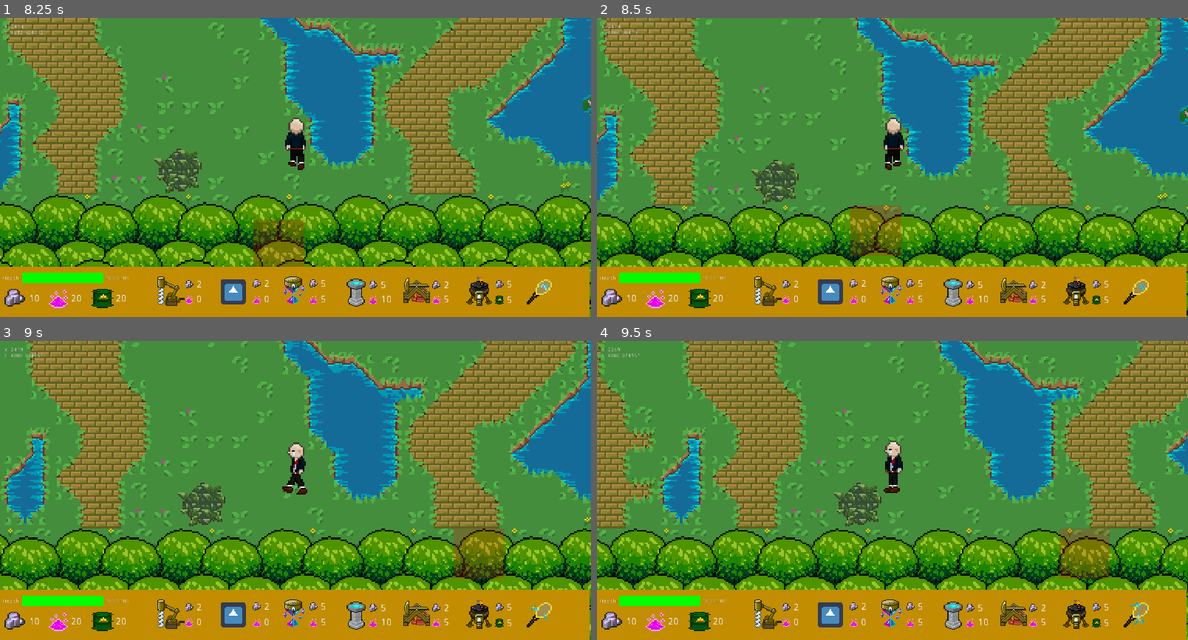
Above: before the commit, frames 1-4 (two rows, left to right).
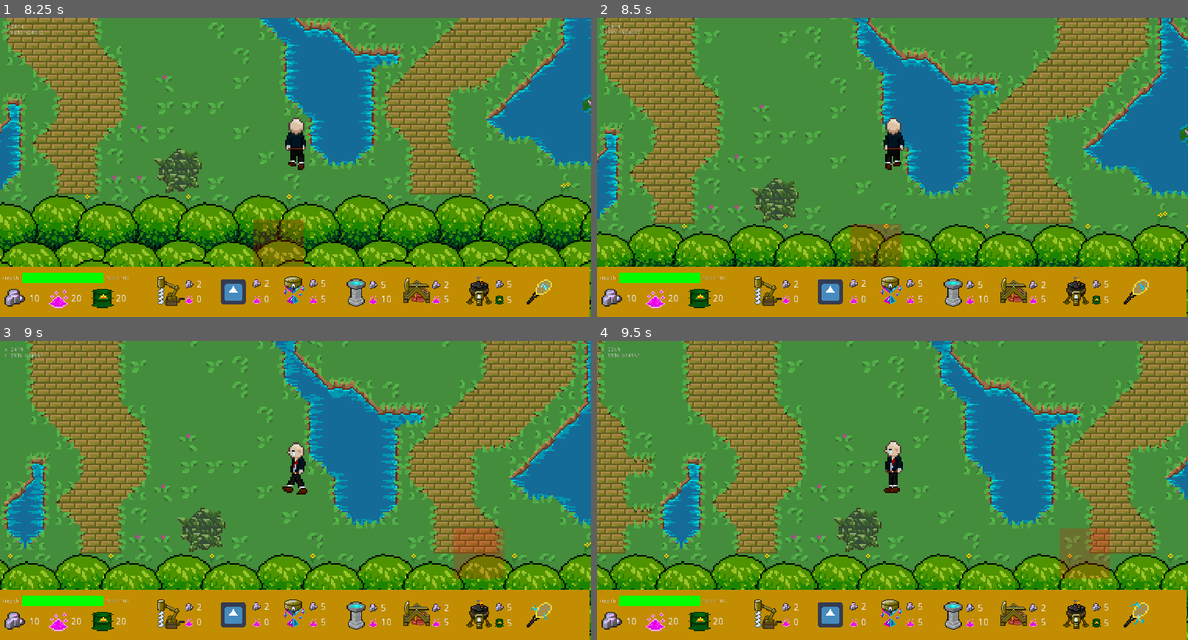
Above: after the commit, the same moments.

Repository: rakthalekk/CSC281-Project
Game: Godot game, scene res://src/Main.tscn
The game is run twice, just before and just after one commit, with the same random seed, the same clock (stepped at 60 frames per second) and the same inputs. The engine's default icon, where the game draws it, is replaced by a stand-in: a white triangle on a blue panel in a dark square.
Inputs (mouse positions are in pixels of both pictures, inside the frame that each line leads up to):
- Up to frame 1 (8.25 s): click (171, 290) at 0.5 s; click (230, 293) at 1.25 s; click (295, 290) at 2 s; click (354, 293) at 2.75 s; click (419, 287) at 3.5 s; click (478, 293) at 4.25 s; click (537, 293) at 5 s; move the mouse to (425, 152) at 5.77 s; hold D (right) 5.78-6.53 s; hold 1 (1) 5.78-6.53 s; tap 2 (2) at 6.05, 6.6 s; move the mouse to (177, 182) at 6.52 s; hold S (down) 6.53-7.28 s; tap 3 (3) at 6.8 s; move the mouse to (354, 101) at 7.27 s; hold D (right) 7.28-8.03 s; hold 3 (3) 7.28-8.03 s; tap 4 (4) at 7.55, 8.1 s; move the mouse to (265, 227) at 8.02 s; hold W (up) from 8.03 s (still down)
- Up to frame 2 (8.5 s): keep holding W (up); tap 5 (5) at 8.3 s
- Up to frame 3 (9 s): move the mouse to (472, 535) at 8.77 s; release W (up) at 8.78 s; hold A (left) from 8.78 s (still down); hold 5 (5) from 8.78 s (still down)
- Up to frame 4 (9.5 s): keep holding A (left); keep holding 5 (5); tap 6 (6) at 9.05 s

Frame 1 is identical in both runs. In frame 2, 40% of the frame differs, in the area x 0-100%, y 0-100%; in frame 3, 36%; in frame 4, 35%.

Commit message:
Better lake collision

Diff:
--- a/281-Project/src/Main.tscn
+++ b/281-Project/src/Main.tscn
@@ -424,22 +424,6 @@
 vertices = PoolVector2Array( 0, 0, 64, 0, 64, 64, 0, 64 )
 polygons = [ PoolIntArray( 0, 1, 2, 3 ) ]
 
-[sub_resource type="NavigationPolygon" id=115]
-vertices = PoolVector2Array( 0, 0, 64, 0, 64, 64, 0, 64 )
-polygons = [ PoolIntArray( 0, 1, 2, 3 ) ]
-
-[sub_resource type="NavigationPolygon" id=116]
-vertices = PoolVector2Array( 0, 0, 64, 0, 64, 64, 0, 64 )
-polygons = [ PoolIntArray( 0, 1, 2, 3 ) ]
-
-[sub_resource type="NavigationPolygon" id=117]
-vertices = PoolVector2Array( 0, 0, 64, 0, 64, 64, 0, 64 )
-polygons = [ PoolIntArray( 0, 1, 2, 3 ) ]
-
-[sub_resource type="NavigationPolygon" id=118]
-vertices = PoolVector2Array( 0, 0, 64, 0, 64, 64, 0, 64 )
-polygons = [ PoolIntArray( 0, 1, 2, 3 ) ]
-
 [sub_resource type="ConvexPolygonShape2D" id=119]
 points = PoolVector2Array( 0, 0, 64, 0, 64, 64, 0, 64 )
 
@@ -456,85 +440,85 @@
 points = PoolVector2Array( 0, 0, 64, 0, 64, 64, 0, 64 )
 
 [sub_resource type="ConvexPolygonShape2D" id=124]
-points = PoolVector2Array( 0, 0, 64, 0, 64, 64, 0, 64 )
+points = PoolVector2Array( 0, 0, 48, 0, 48, 64, 0, 64 )
 
 [sub_resource type="ConvexPolygonShape2D" id=125]
-points = PoolVector2Array( 0, 0, 64, 0, 64, 64, 0, 64 )
+points = PoolVector2Array( 0, 16, 64, 16, 64, 64, 0, 64 )
 
 [sub_resource type="ConvexPolygonShape2D" id=126]
-points = PoolVector2Array( 0, 0, 64, 0, 64, 64, 0, 64 )
+points = PoolVector2Array( 16, 16, 48, 16, 48, 64, 16, 64 )
 
 [sub_resource type="ConvexPolygonShape2D" id=127]
 points = PoolVector2Array( 0, 0, 64, 0, 64, 64, 0, 64 )
 
 [sub_resource type="ConvexPolygonShape2D" id=128]
-points = PoolVector2Array( 0, 0, 64, 0, 64, 64, 0, 64 )
+points = PoolVector2Array( 16, 0, 64, 0, 64, 64, 16, 64 )
 
 [sub_resource type="ConvexPolygonShape2D" id=129]
-points = PoolVector2Array( 0, 0, 64, 0, 64, 64, 0, 64 )
+points = PoolVector2Array( 0, 0, 64, 0, 64, 48, 0, 48 )
 
 [sub_resource type="ConvexPolygonShape2D" id=130]
-points = PoolVector2Array( 0, 0, 64, 0, 64, 64, 0, 64 )
+points = PoolVector2Array( 0, 16, 64, 16, 64, 64, 0, 64 )
 
 [sub_resource type="ConvexPolygonShape2D" id=131]
-points = PoolVector2Array( 0, 0, 64, 0, 64, 64, 0, 64 )
+points = PoolVector2Array( 0, 16, 64, 16, 64, 64, 0, 64 )
 
 [sub_resource type="ConvexPolygonShape2D" id=132]
-points = PoolVector2Array( 0, 0, 64, 0, 64, 64, 0, 64 )
+points = PoolVector2Array( 16, 0, 48, 0, 48, 48, 16, 48 )
 
 [sub_resource type="ConvexPolygonShape2D" id=133]
-points = PoolVector2Array( 0, 0, 64, 0, 64, 64, 0, 64 )
+points = PoolVector2Array( 16, 16, 64, 16, 64, 48, 16, 48 )
 
 [sub_resource type="ConvexPolygonShape2D" id=134]
-points = PoolVector2Array( 0, 0, 64, 0, 64, 64, 0, 64 )
+points = PoolVector2Array( 16, 16, 48, 16, 48, 48, 16, 48 )
 
 [sub_resource type="ConvexPolygonShape2D" id=135]
-points = PoolVector2Array( 0, 0, 64, 0, 64, 64, 0, 64 )
+points = PoolVector2Array( 0, 0, 48, 0, 48, 64, 0, 64 )
 
 [sub_resource type="ConvexPolygonShape2D" id=136]
-points = PoolVector2Array( 0, 0, 64, 0, 64, 64, 0, 64 )
+points = PoolVector2Array( 0, 16, 64, 16, 64, 64, 0, 64 )
 
 [sub_resource type="ConvexPolygonShape2D" id=137]
-points = PoolVector2Array( 0, 0, 64, 0, 64, 64, 0, 64 )
+points = PoolVector2Array( 0, 16, 48, 16, 48, 64, 0, 64 )
 
 [sub_resource type="ConvexPolygonShape2D" id=138]
-points = PoolVector2Array( 0, 0, 64, 0, 64, 64, 0, 64 )
+points = PoolVector2Array( 16, 0, 64, 0, 64, 64, 16, 64 )
 
 [sub_resource type="ConvexPolygonShape2D" id=139]
-points = PoolVector2Array( 0, 0, 64, 0, 64, 64, 0, 64 )
+points = PoolVector2Array( 16, 0, 64, 0, 64, 48, 16, 48 )
 
 [sub_resource type="ConvexPolygonShape2D" id=140]
-points = PoolVector2Array( 0, 0, 64, 0, 64, 64, 0, 64 )
+points = PoolVector2Array( 0, 0, 48, 0, 48, 48, 0, 48 )
 
 [sub_resource type="ConvexPolygonShape2D" id=141]
-points = PoolVector2Array( 0, 0, 64, 0, 64, 64, 0, 64 )
+points = PoolVector2Array( 0, 0, 64, 0, 64, 48, 0, 48 )
 
 [sub_resource type="ConvexPolygonShape2D" id=142]
-points = PoolVector2Array( 0, 0, 64, 0, 64, 64, 0, 64 )
+points = PoolVector2Array( 16, 16, 64, 16, 64, 64, 16, 64 )
 
 [sub_resource type="ConvexPolygonShape2D" id=143]
-points = PoolVector2Array( 0, 0, 64, 0, 64, 64, 0, 64 )
+points = PoolVector2Array( 0, 0, 48, 0, 48, 64, 0, 64 )
 
 [sub_resource type="ConvexPolygonShape2D" id=144]
-points = PoolVector2Array( 0, 0, 64, 0, 64, 64, 0, 64 )
+points = PoolVector2Array( 16, 0, 64, 0, 64, 64, 16, 64 )
 
 [sub_resource type="ConvexPolygonShape2D" id=145]
-points = PoolVector2Array( 0, 0, 64, 0, 64, 64, 0, 64 )
+points = PoolVector2Array( 0, 16, 64, 16, 64, 64, 0, 64 )
 
 [sub_resource type="ConvexPolygonShape2D" id=146]
-points = PoolVector2Array( 0, 0, 64, 0, 64, 64, 0, 64 )
+points = PoolVector2Array( 0, 0, 64, 0, 64, 48, 0, 48 )
 
 [sub_resource type="ConvexPolygonShape2D" id=147]
-points = PoolVector2Array( 0, 0, 64, 0, 64, 64, 0, 64 )
+points = PoolVector2Array( 0, 0, 64, 0, 64, 48, 0, 48 )
 
 [sub_resource type="ConvexPolygonShape2D" id=148]
-points = PoolVector2Array( 0, 0, 64, 0, 64, 64, 0, 64 )
+points = PoolVector2Array( 16, 0, 64, 0, 64, 64, 16, 64 )
 
 [sub_resource type="ConvexPolygonShape2D" id=149]
-points = PoolVector2Array( 0, 0, 64, 0, 64, 64, 0, 64 )
+points = PoolVector2Array( 0, 16, 64, 16, 64, 64, 0, 64 )
 
 [sub_resource type="ConvexPolygonShape2D" id=150]
-points = PoolVector2Array( 0, 0, 64, 0, 64, 64, 0, 64 )
+points = PoolVector2Array( 0, 0, 48, 0, 48, 64, 0, 64 )
 
 [sub_resource type="ConvexPolygonShape2D" id=151]
 points = PoolVector2Array( 0, 0, 64, 0, 64, 64, 0, 64 )
@@ -583,6 +567,18 @@
 
 [sub_resource type="ConvexPolygonShape2D" id=166]
 points = PoolVector2Array( 0, 0, 64, 0, 64, 64, 0, 64 )
+
+[sub_resource type="ConvexPolygonShape2D" id=167]
+points = PoolVector2Array( 0, 16, 48, 64, 48, 64, 0, 64 )
+
+[sub_resource type="ConvexPolygonShape2D" id=168]
+points = PoolVector2Array( 16, 64, 64, 16, 64, 64, 16, 64 )
+
+[sub_resource type="ConvexPolygonShape2D" id=169]
+points = PoolVector2Array( 0, 0, 48, 0, 48, 0, 0, 48 )
+
+[sub_resource type="ConvexPolygonShape2D" id=170]
+points = PoolVector2Array( 16, 0, 64, 0, 64, 48, 16, 0 )
 
 [sub_resource type="TileSet" id=1]
 2/name = "grass"
@@ -722,7 +718,7 @@
 8/autotile/tile_size = Vector2( 64, 64 )
 8/autotile/spacing = 0
 8/autotile/occluder_map = [  ]
-8/autotile/navpoly_map = [ Vector2( 0, 4 ), SubResource( 115 ), Vector2( 1, 3 ), SubResource( 116 ), Vector2( 2, 2 ), SubResource( 117 ), Vector2( 3, 1 ), SubResource( 118 ) ]
+8/autotile/navpoly_map = [  ]
 8/autotile/priority_map = [ Vector3( 0, 0, 2 ), Vector3( 0, 1, 20 ) ]
 8/autotile/z_index_map = [  ]
 8/occluder_offset = Vector2( 0, 0 )
@@ -1019,6 +1015,30 @@
 "one_way": false,
 "one_way_margin": 1.0,
 "shape": SubResource( 166 ),
+"shape_transform": Transform2D( 1, 0, 0, 1, 0, 0 )
+}, {
+"autotile_coord": Vector2( 3, 1 ),
+"one_way": false,
+"one_way_margin": 1.0,
+"shape": SubResource( 167 ),
+"shape_transform": Transform2D( 1, 0, 0, 1, 0, 0 )
+}, {
+"autotile_coord": Vector2( 2, 2 ),
+"one_way": false,
+"one_way_margin": 1.0,
+"shape": SubResource( 168 ),
+"shape_transform": Transform2D( 1, 0, 0, 1, 0, 0 )
+}, {
+"autotile_coord": Vector2( 1, 3 ),
+"one_way": false,
+"one_way_margin": 1.0,
+"shape": SubResource( 169 ),
+"shape_transform": Transform2D( 1, 0, 0, 1, 0, 0 )
+}, {
+"autotile_coord": Vector2( 0, 4 ),
+"one_way": false,
+"one_way_margin": 1.0,
+"shape": SubResource( 170 ),
 "shape_transform": Transform2D( 1, 0, 0, 1, 0, 0 )
 } ]
 8/z_index = 0
